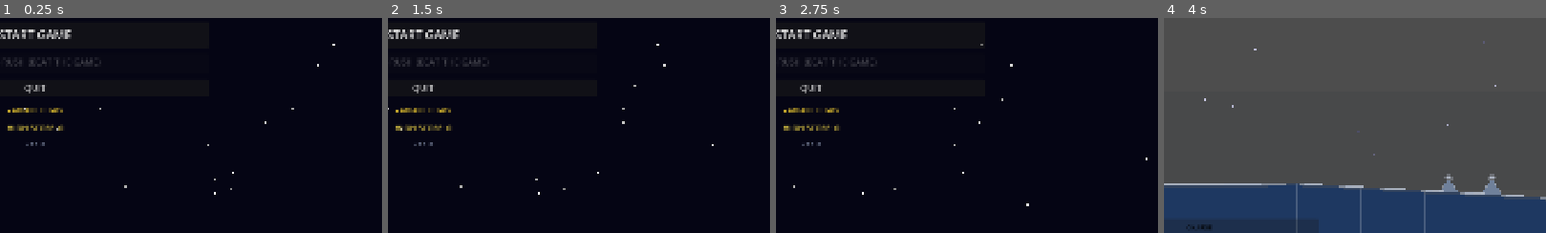
Above: before the commit, frames 1-4 (left to right).
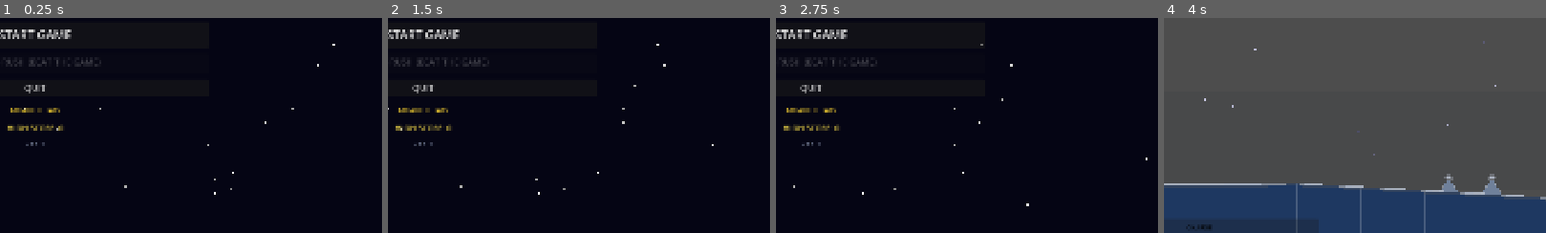
Above: after the commit, the same moments.

Repository: b6-stack/rtype-game
Game: Godot game, scene res://scenes/main_menu/MainMenu.tscn
The game is run twice, just before and just after one commit, with the same random seed, the same clock (stepped at 60 frames per second) and the same inputs.
Inputs:
- Up to frame 1 (0.25 s): no input
- Up to frame 2 (1.5 s): click "EASY" at 0.5 s; click "EASY" at 1.25 s
- Up to frame 3 (2.75 s): click "NORMAL" at 2 s
- Up to frame 4 (4 s): click "NORMAL" at 2.75 s; click "START GAME" at 3.5 s
The pictures show only the part of the screen within x 45-95%, y 48-98%; the shares and areas given below are measured in that part.

The runs differ from the first frame. In frame 1, 0.3% of the frame differs, in the area x 2-17%, y 41-59%; in frame 2, 0.3%; in frame 3, 0.3%; in frame 4, nothing differs.

Commit message:
Turn the main-menu cheats section into a popup modal, matching the pause menu
The inline collapsible section made the caveat text tiny and hard to
read (12pt, squeezed into the main VBox). Replaced with a proper
overlay popup — dark scrim + centered panel, mirroring PauseMenu's
existing structure — with a large readable title, a much bigger
caveat label (12pt -> 18pt) at the top, the God Mode / Max Charge
toggles, and a dedicated CLOSE button, instead of a re-collapsing
inline expansion.

Verified visually via on-device screenshot after the earlier lesson
about container/layout changes needing actual verification, not just
headless script checks.

Co-Authored-By: Claude Sonnet 5 <noreply@anthropic.com>

Diff:
--- a/autoloads/GameState.gd
+++ b/autoloads/GameState.gd
@@ -8,7 +8,7 @@
 
 ## Bump this alongside export_presets.cfg's version/name on every release
 ## so the main menu version label reflects what's actually installed.
-const APP_VERSION := "2.1.0"
+const APP_VERSION := "2.1.1"
 
 signal score_changed(new_score: int)
 signal lives_changed(new_lives: int)
--- a/scenes/main_menu/MainMenu.gd
+++ b/scenes/main_menu/MainMenu.gd
@@ -14,10 +14,11 @@
 	$Center/VBox/DifficultyRow/NormalButton,
 	$Center/VBox/DifficultyRow/HardButton,
 ]
-@onready var _cheats_toggle_btn: Button = $Center/VBox/CheatsToggleBtn
-@onready var _cheats_panel: VBoxContainer = $Center/VBox/CheatsPanel
-@onready var _god_mode_btn: Button = $Center/VBox/CheatsPanel/CheatGodModeBtn
-@onready var _max_charge_btn: Button = $Center/VBox/CheatsPanel/CheatMaxChargeBtn
+@onready var _cheats_open_btn: Button = $Center/VBox/CheatsOpenBtn
+@onready var _cheats_overlay: Control = $CheatsOverlay
+@onready var _cheats_close_btn: Button = $CheatsOverlay/Panel/VBox/CloseBtn
+@onready var _god_mode_btn: Button = $CheatsOverlay/Panel/VBox/CheatGodModeBtn
+@onready var _max_charge_btn: Button = $CheatsOverlay/Panel/VBox/CheatMaxChargeBtn
 
 const STAR_COUNT: int = 120
 var _stars: Array[Dictionary] = []
@@ -159,16 +160,19 @@
 # active run) ──────────────────────────────────────────────────
 
 func _setup_cheat_buttons() -> void:
-	_cheats_toggle_btn.pressed.connect(_on_cheats_toggle_pressed)
+	_cheats_open_btn.pressed.connect(_on_cheats_open_pressed)
+	_cheats_close_btn.pressed.connect(_on_cheats_close_pressed)
 	_god_mode_btn.pressed.connect(_on_cheat_god_mode)
 	_max_charge_btn.pressed.connect(_on_cheat_max_charge)
 	_update_cheat_btn_texts()
 
-## Deliberately collapsed by default — cheats should be an explicit
-## opt-in the player has to go open, not something visible at a glance.
-func _on_cheats_toggle_pressed() -> void:
-	_cheats_panel.visible = not _cheats_panel.visible
-	_cheats_toggle_btn.text = ("▾" if _cheats_panel.visible else "▸") + " ARCADE CHEATS"
+## Deliberately a popup the player has to go open, not something visible
+## at a glance — matches the pause menu's cheats treatment.
+func _on_cheats_open_pressed() -> void:
+	_cheats_overlay.visible = true
+
+func _on_cheats_close_pressed() -> void:
+	_cheats_overlay.visible = false
 
 func _on_cheat_god_mode() -> void:
 	GameState.mark_cheats_used()
--- a/scenes/main_menu/MainMenu.tscn
+++ b/scenes/main_menu/MainMenu.tscn
@@ -115,40 +115,14 @@
 custom_minimum_size = Vector2(360, 44)
 theme_override_font_sizes/font_size = 22
 
-[node name="CheatsToggleBtn" type="Button" parent="Center/VBox"]
-layout_mode = 2
-text = "▸ ARCADE CHEATS"
+[node name="CheatsOpenBtn" type="Button" parent="Center/VBox"]
+layout_mode = 2
+text = "─── ARCADE CHEATS ───"
 custom_minimum_size = Vector2(360, 32)
 theme_override_font_sizes/font_size = 16
 theme_override_colors/font_color = Color(1.0, 0.85, 0.2, 1)
 flat = true
 
-[node name="CheatsPanel" type="VBoxContainer" parent="Center/VBox"]
-layout_mode = 2
-theme_override_constants/separation = 16
-visible = false
-
-[node name="CheatsCaveatLabel" type="Label" parent="Center/VBox/CheatsPanel"]
-layout_mode = 2
-custom_minimum_size = Vector2(380, 0)
-text = "⚠ Cheats disable score & high score for that run"
-horizontal_alignment = 1
-autowrap_mode = 2
-theme_override_font_sizes/font_size = 12
-theme_override_colors/font_color = Color(1.0, 0.55, 0.3, 1)
-
-[node name="CheatGodModeBtn" type="Button" parent="Center/VBox/CheatsPanel"]
-layout_mode = 2
-text = "🛡️ GOD MODE: OFF"
-custom_minimum_size = Vector2(360, 40)
-theme_override_font_sizes/font_size = 17
-
-[node name="CheatMaxChargeBtn" type="Button" parent="Center/VBox/CheatsPanel"]
-layout_mode = 2
-text = "🚀 ALWAYS MAX CHARGE: OFF"
-custom_minimum_size = Vector2(360, 40)
-theme_override_font_sizes/font_size = 17
-
 [node name="HiScoreLabel" type="Label" parent="Center/VBox"]
 layout_mode = 2
 text = "HIGH SCORE: 0"
@@ -162,3 +136,66 @@
 horizontal_alignment = 1
 theme_override_font_sizes/font_size = 16
 theme_override_colors/font_color = Color(0.55, 0.6, 0.7, 0.9)
+
+[node name="CheatsOverlay" type="Control" parent="."]
+visible = false
+layout_mode = 1
+anchors_preset = 15
+anchor_right = 1.0
+anchor_bottom = 1.0
+
+[node name="Scrim" type="ColorRect" parent="CheatsOverlay"]
+layout_mode = 1
+anchors_preset = 15
+anchor_right = 1.0
+anchor_bottom = 1.0
+color = Color(0, 0, 0, 0.75)
+
+[node name="Panel" type="PanelContainer" parent="CheatsOverlay"]
+layout_mode = 1
+anchor_left = 0.5
+anchor_right = 0.5
+anchor_top = 0.5
+anchor_bottom = 0.5
+offset_left = -260.0
+offset_right = 260.0
+offset_top = -260.0
+offset_bottom = 260.0
+
+[node name="VBox" type="VBoxContainer" parent="CheatsOverlay/Panel"]
+layout_mode = 2
+theme_override_constants/separation = 18
+
+[node name="TitleLabel" type="Label" parent="CheatsOverlay/Panel/VBox"]
+layout_mode = 2
+text = "ARCADE CHEATS"
+horizontal_alignment = 1
+theme_override_font_sizes/font_size = 30
+theme_override_colors/font_color = Color(1.0, 0.85, 0.2, 1)
+
+[node name="CaveatLabel" type="Label" parent="CheatsOverlay/Panel/VBox"]
+layout_mode = 2
+custom_minimum_size = Vector2(440, 0)
+text = "⚠ Using any cheat disables score & high score for that run"
+horizontal_alignment = 1
+autowrap_mode = 2
+theme_override_font_sizes/font_size = 18
+theme_override_colors/font_color = Color(1.0, 0.6, 0.35, 1)
+
+[node name="CheatGodModeBtn" type="Button" parent="CheatsOverlay/Panel/VBox"]
+layout_mode = 2
+text = "🛡️ GOD MODE: OFF"
+custom_minimum_size = Vector2(400, 52)
+theme_override_font_sizes/font_size = 22
+
+[node name="CheatMaxChargeBtn" type="Button" parent="CheatsOverlay/Panel/VBox"]
+layout_mode = 2
+text = "🚀 ALWAYS MAX CHARGE: OFF"
+custom_minimum_size = Vector2(400, 52)
+theme_override_font_sizes/font_size = 22
+
+[node name="CloseBtn" type="Button" parent="CheatsOverlay/Panel/VBox"]
+layout_mode = 2
+text = "CLOSE"
+custom_minimum_size = Vector2(400, 52)
+theme_override_font_sizes/font_size = 22
Not shown, changed: export_presets.cfg
